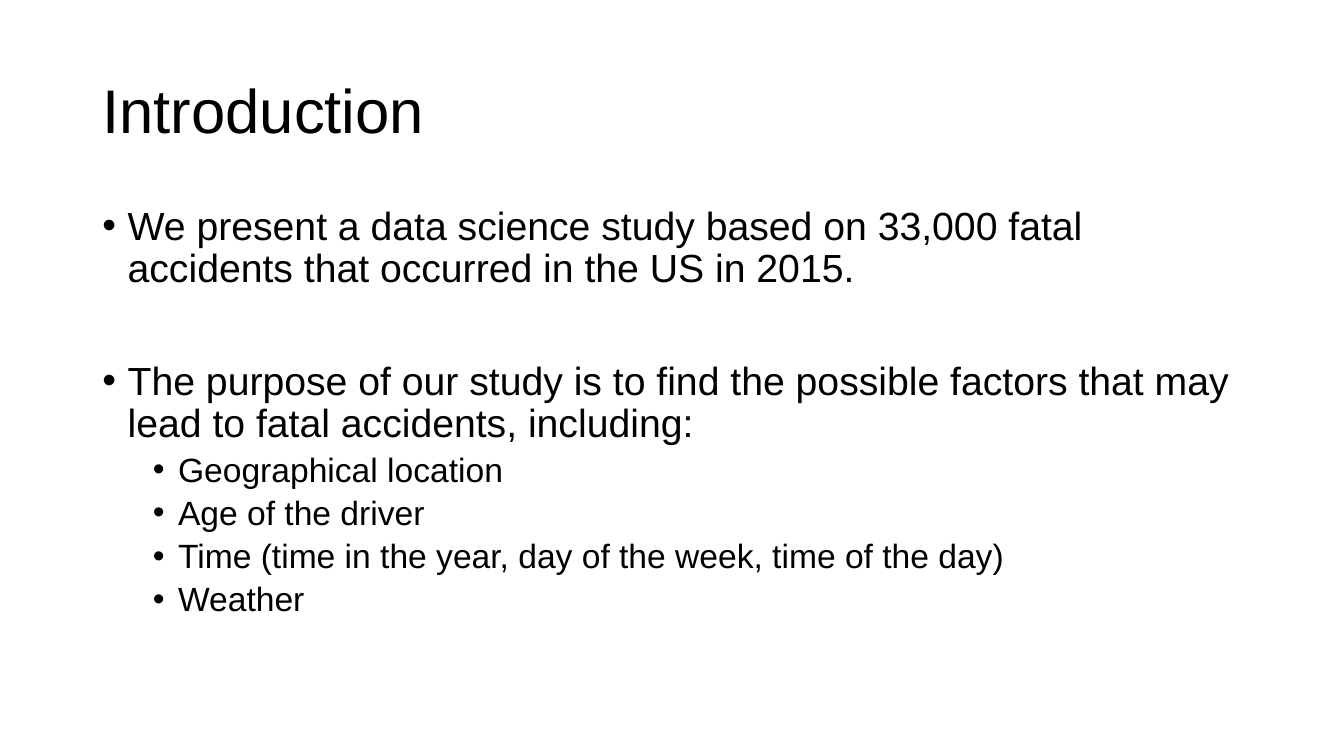
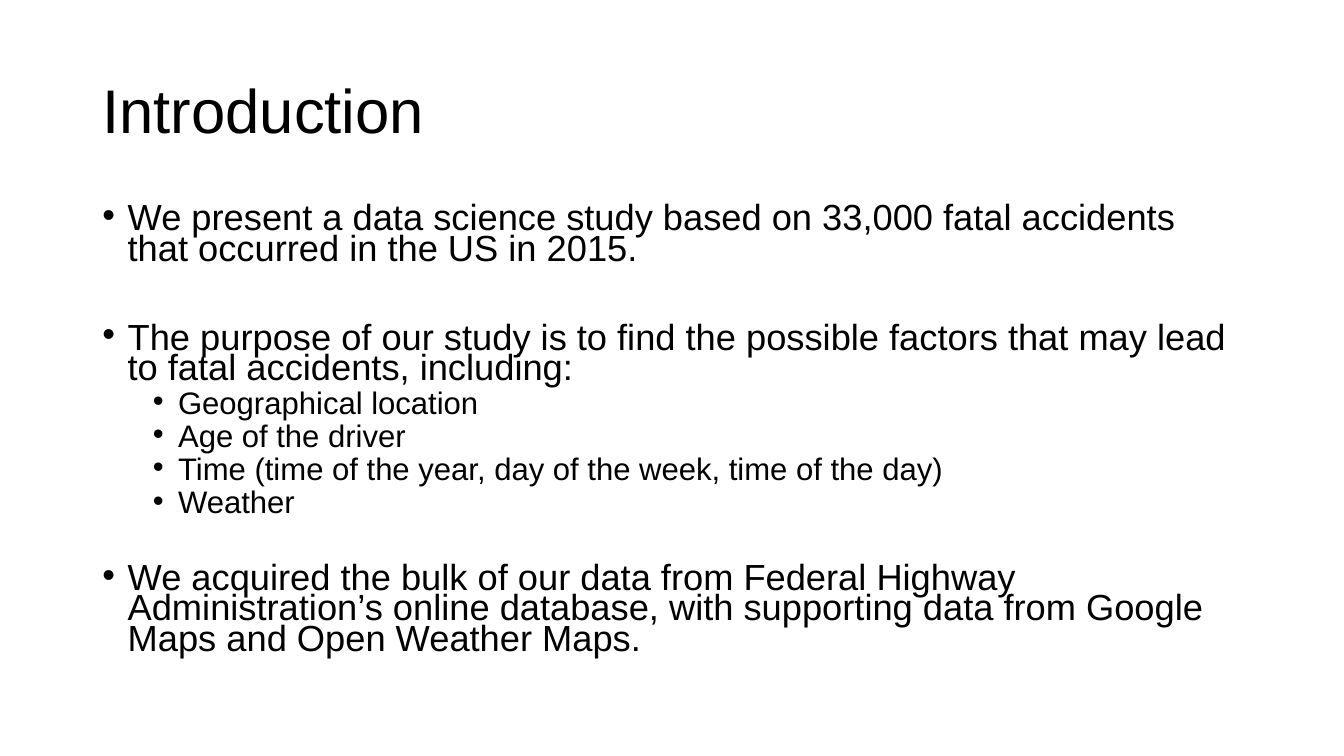
Before and after one commit to ziangzhang10/fatal-traffic-accident-study, a slide deck: slide 2 of Presentation/Fatal Accidents.pptx. Drawn at 1344x756 pixels with LibreOffice and Linux fonts; fonts in the diff are those of the drawing. Boxes give left, top, right and bottom in pixels: in the first picture for what was removed or moved away, otherwise in the second. Text is boxed around its words. In the diff, an @@ line names an element or a change of style, - is before the commit and + after.

```diff
--- a/Presentation/Fatal Accidents.pptx
+++ b/Presentation/Fatal Accidents.pptx
@@ text at [128, 203, 1226, 514]: size 28 to 25.9 pt in "We present a data science study based ...", "The purpose of our study is to ..."; size 24 to 22.2 pt in "Geographical location", "Age of the driver", "Weather"; line spacing 0.9 to 0.7 @@
@@ text at [178, 457, 942, 487]: text changed; size 24 to 22.2 pt @@
-  • Time (time in the year, day of the week, time of the day)
+  • Time (time of the year, day of the week, time of the day)
@@ text at [128, 563, 1203, 658]: paragraph added @@
+• We acquired the bulk of our data from Federal Highway Administration’s online database, with supporting data from Google Maps and Open Weather Maps.
```
Also in this commit, not shown: 1 other slide changed.
